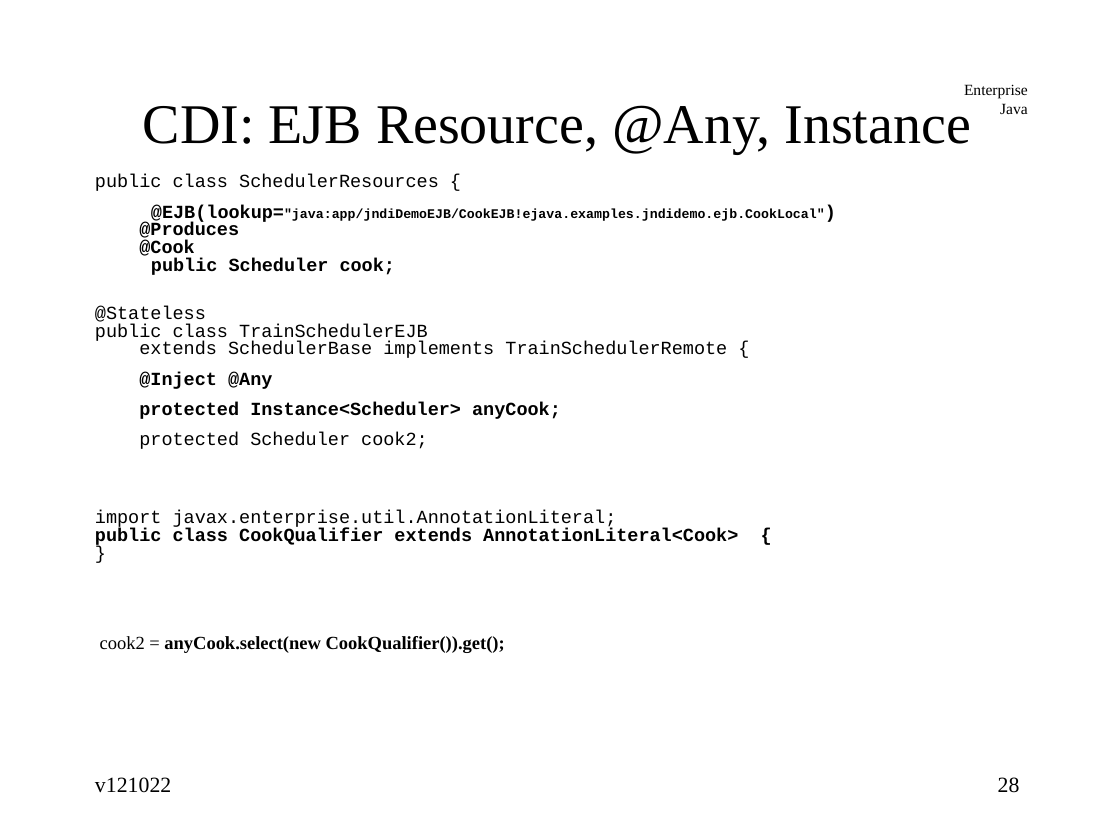
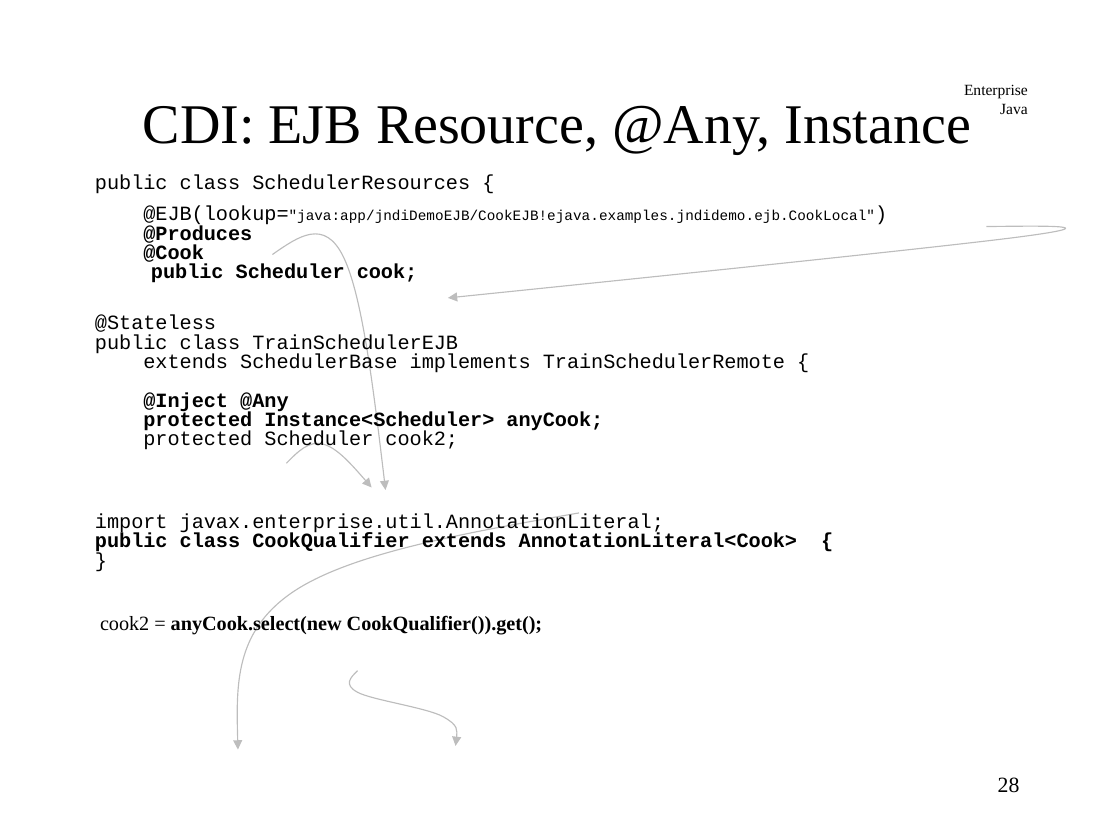
Before and after one commit to jcstaff/ejava-javaee, a slide deck: slide 28 of jndiDemo/src/site/resources/lectures/jndiENC.ppt. Drawn at 1120x840 pixels with LibreOffice and Linux fonts; fonts in the diff are those of the drawing. Boxes give left, top, right and bottom in pixels: in the first picture for what was removed or moved away, otherwise in the second. Text is boxed around its words. In the diff, an @@ line names an element or a change of style, - is before the commit and + after.

```diff
--- a/jndiDemo/src/site/resources/lectures/jndiENC.ppt
+++ b/jndiDemo/src/site/resources/lectures/jndiENC.ppt
@@ text "public class SchedulerResources {" at box(95, 174, 875, 635): size 11.9 to 12.9 pt in "public class SchedulerResources {", "@EJB(lookup="java:app/jndiDemoEJB/CookEJB!ejava.examples.jnd ...", "@Produces", "@Cook" and 11 more places; size 8.5 to 9.2 pt, bold off in "@EJB(lookup="java:app/jndiDemoEJB/CookEJB!ejava.examples.jnd ..."; less space between paragraphs @@
@@ freeform shape added at box(272, 234, 385, 491), outline #000000 0.74 pt @@
@@ freeform shape added at box(448, 226, 1066, 298), outline #000000 0.74 pt @@
@@ freeform shape added at box(287, 444, 372, 487), outline #000000 0.74 pt @@
@@ freeform shape added at box(237, 513, 579, 749), outline #000000 0.74 pt @@
@@ freeform shape added at box(349, 671, 457, 746), outline #000000 0.74 pt @@
@@ text removed at box(95, 777, 171, 793) @@
-v121022
```
Also in this commit, not shown: 43 other slides changed, 1 slide added.
